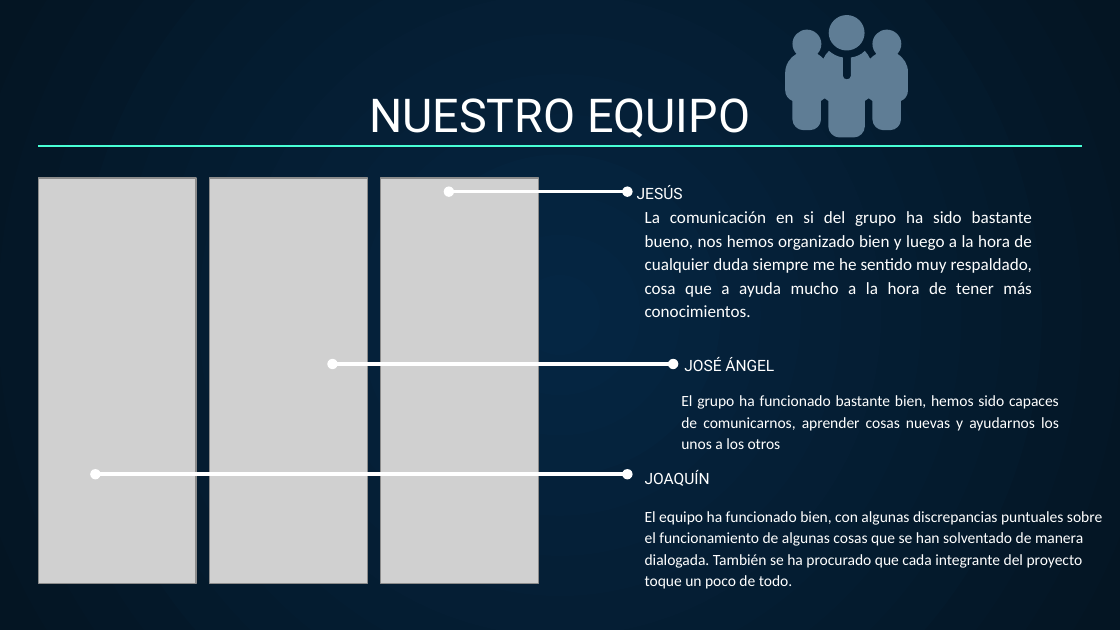
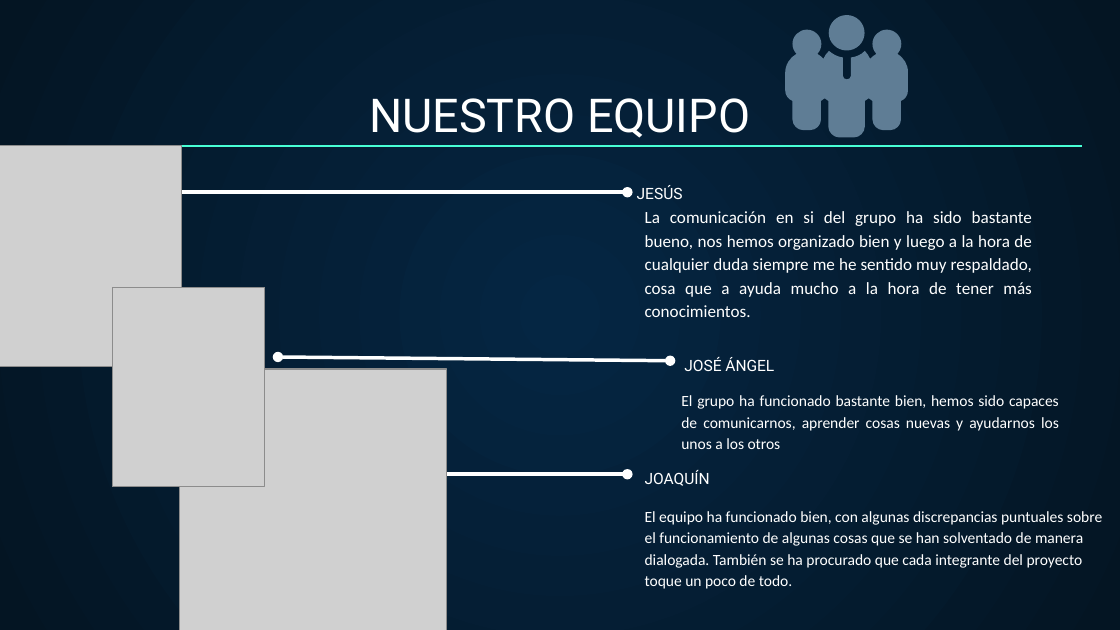
Before and after one commit to Jkinjt/Proyecto, a slide deck: slide 12 of Web Project Proposal by Slidesgo.pptx. Drawn at 1120x630 pixels with LibreOffice and Linux fonts; fonts in the diff are those of the drawing; grey boxes stand for pictures. Boxes give left, top, right and bottom in pixels: in the first picture for what was removed or moved away, otherwise in the second. Text is boxed around its words. In the diff, an @@ line names an element or a change of style, - is before the commit and + after.

```diff
--- a/Web Project Proposal by Slidesgo.pptx
+++ b/Web Project Proposal by Slidesgo.pptx
@@ picture added at (0,146,181,366) @@
@@ picture removed at (38,178,196,584) @@
@@ picture removed at (209,178,367,584) @@
@@ picture removed at (381,178,539,584) @@
@@ double arrow moved from (449, 192) - (627, 192) to (129, 193) - (627, 193) @@
@@ picture added at (112,287,264,486) @@
@@ double arrow moved from (333, 364) - (673, 364) to (278, 357) - (670, 361) @@
@@ picture added at (179,370,447,630) @@
@@ double arrow moved from (95, 474) - (627, 474) to (364, 474) - (627, 474) @@
```
Also in this commit, not shown: 2 other slides changed, 1 slide added, 1 slide removed.
